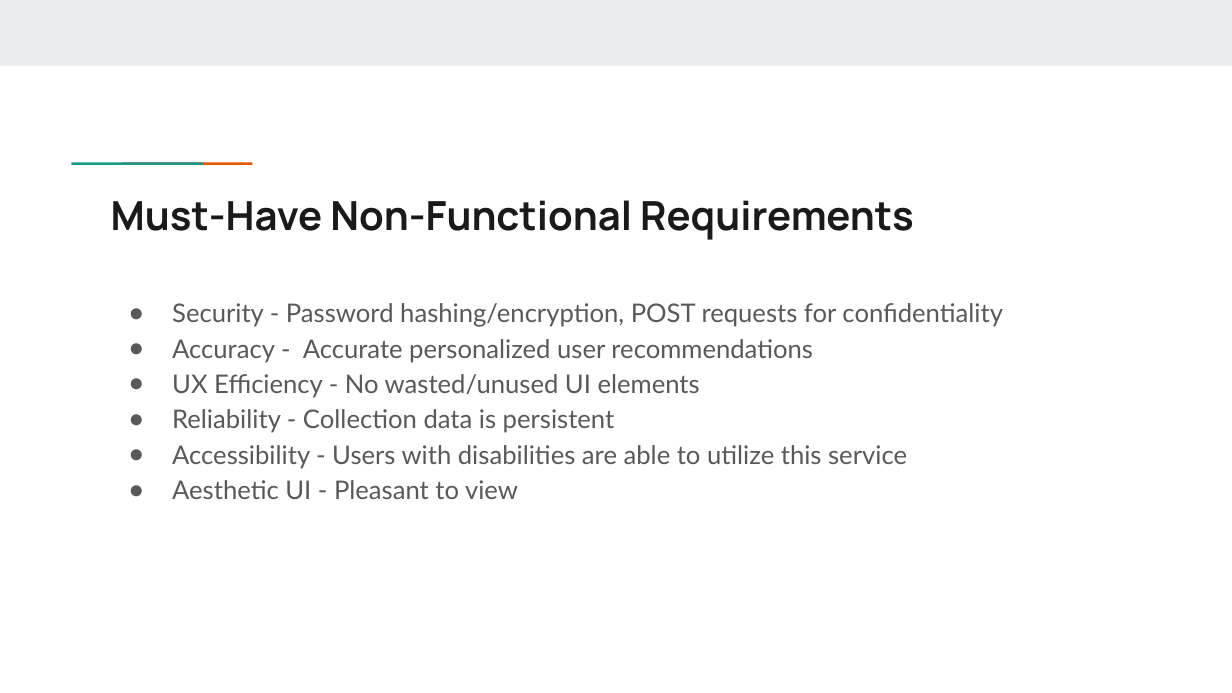
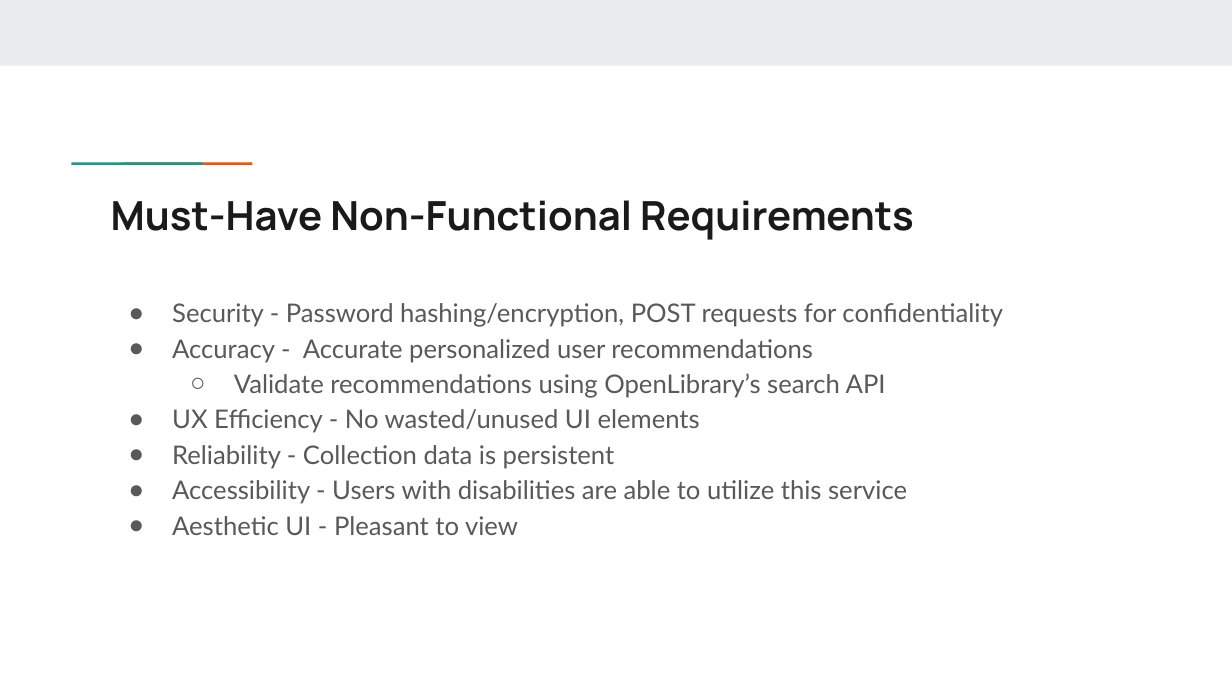
Before and after one commit to A-M-Hughes/CS372-Library, a slide deck: slide 9 of requirements/CS 372 Requirements Presentation.pptx. Drawn at 1232x693 pixels with LibreOffice and Linux fonts; fonts in the diff are those of the drawing. Boxes give left, top, right and bottom in pixels: in the first picture for what was removed or moved away, otherwise in the second. Text is boxed around its words. In the diff, an @@ line names an element or a change of style, - is before the commit and + after.

Commit message:
Modified CS 372 Requirements Presentation

```diff
--- a/requirements/CS 372 Requirements Presentation.pptx
+++ b/requirements/CS 372 Requirements Presentation.pptx
@@ text at (234, 373, 886, 398): paragraph added @@
+  ○ Validate recommendations using OpenLibrary’s search API
```
Also in this commit, not shown: 1 other slide changed.
